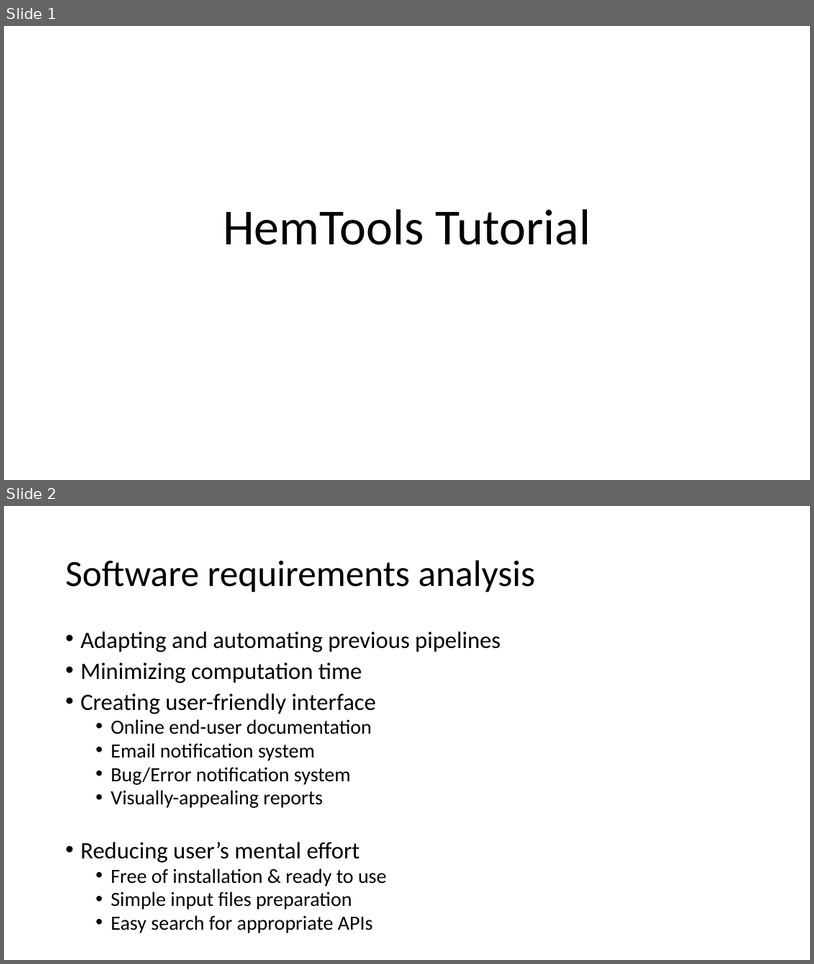
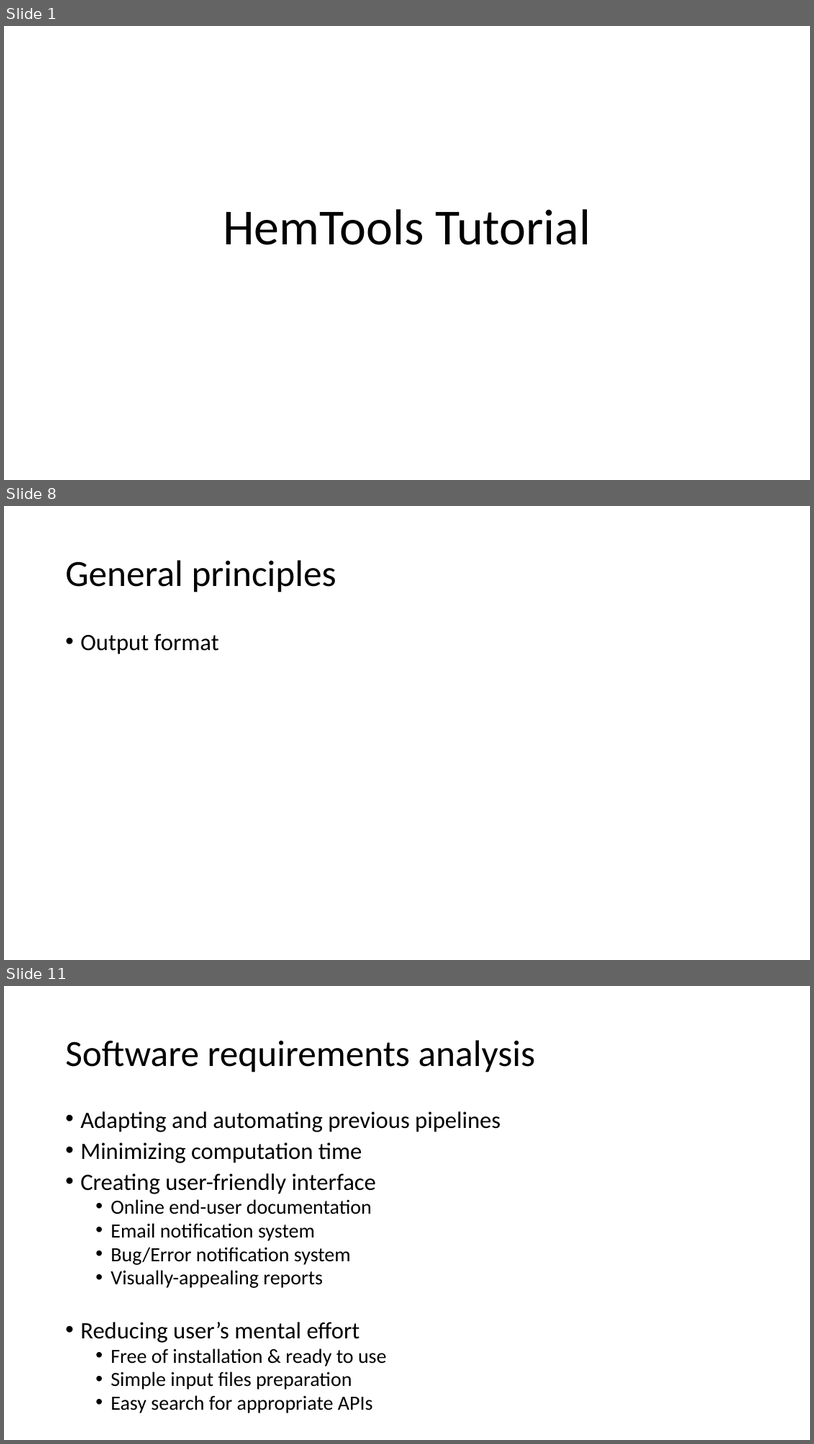
Before and after one commit to YichaoOU/HemTools, a slide deck: HemTools Tutorial.pptx. Shown one above the other, each under a label of ours: slides 1 and 2 before the commit, slides 1, 8 and 11 after it; the slides between them are not shown. The pictures are 814x964 and 814x1444 pixels, drawn with LibreOffice and Linux fonts; fonts in the diff are those of the drawing. Boxes give left, top, right and bottom in pixels: in the first picture for what was removed or moved away, otherwise in the second. Text is boxed around its words. In the diff, an @@ line names an element or a change of style, - is before the commit and + after.

```diff
--- a/HemTools Tutorial.pptx
+++ b/HemTools Tutorial.pptx
@@ slide 8 added at [4, 506, 810, 960], background #FFFFFF @@
@@ title added at [65, 560, 337, 592], 44 pt, text #000000 @@
+General principles
@@ text added at [80, 633, 219, 654], 28 pt, text #000000 @@
+• Output format
@@ what was slide 2 is now slide 11 @@
```
Also in this commit, not shown: 8 other slides added, 1 slide removed, 12 other files.
